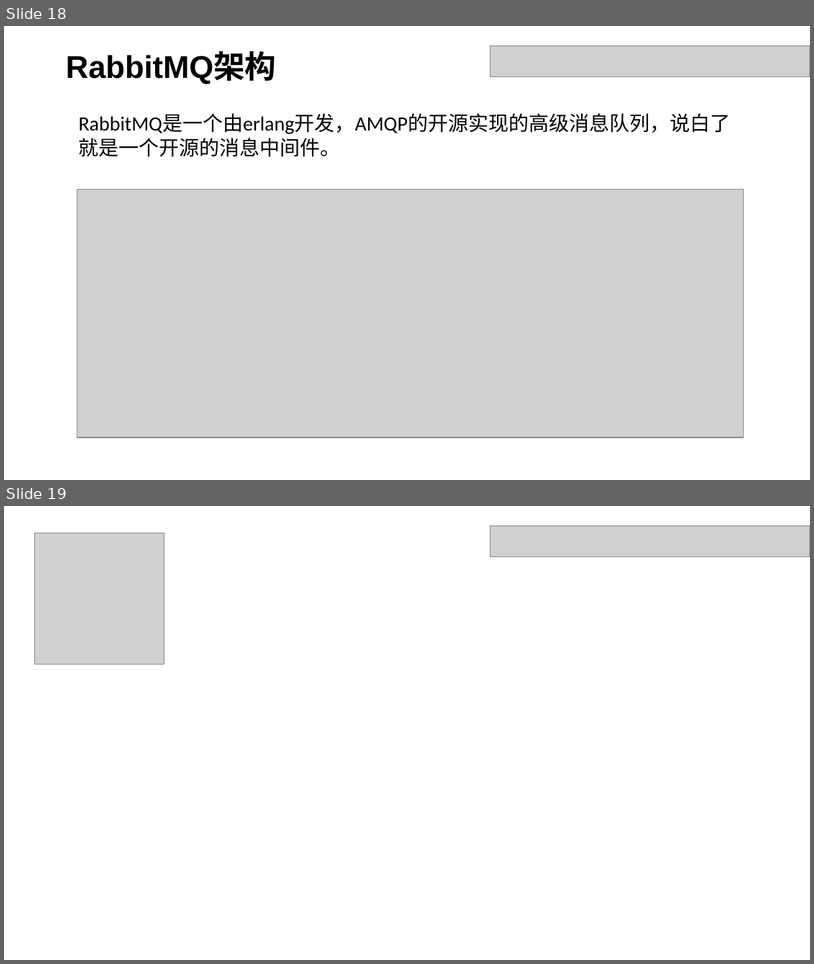
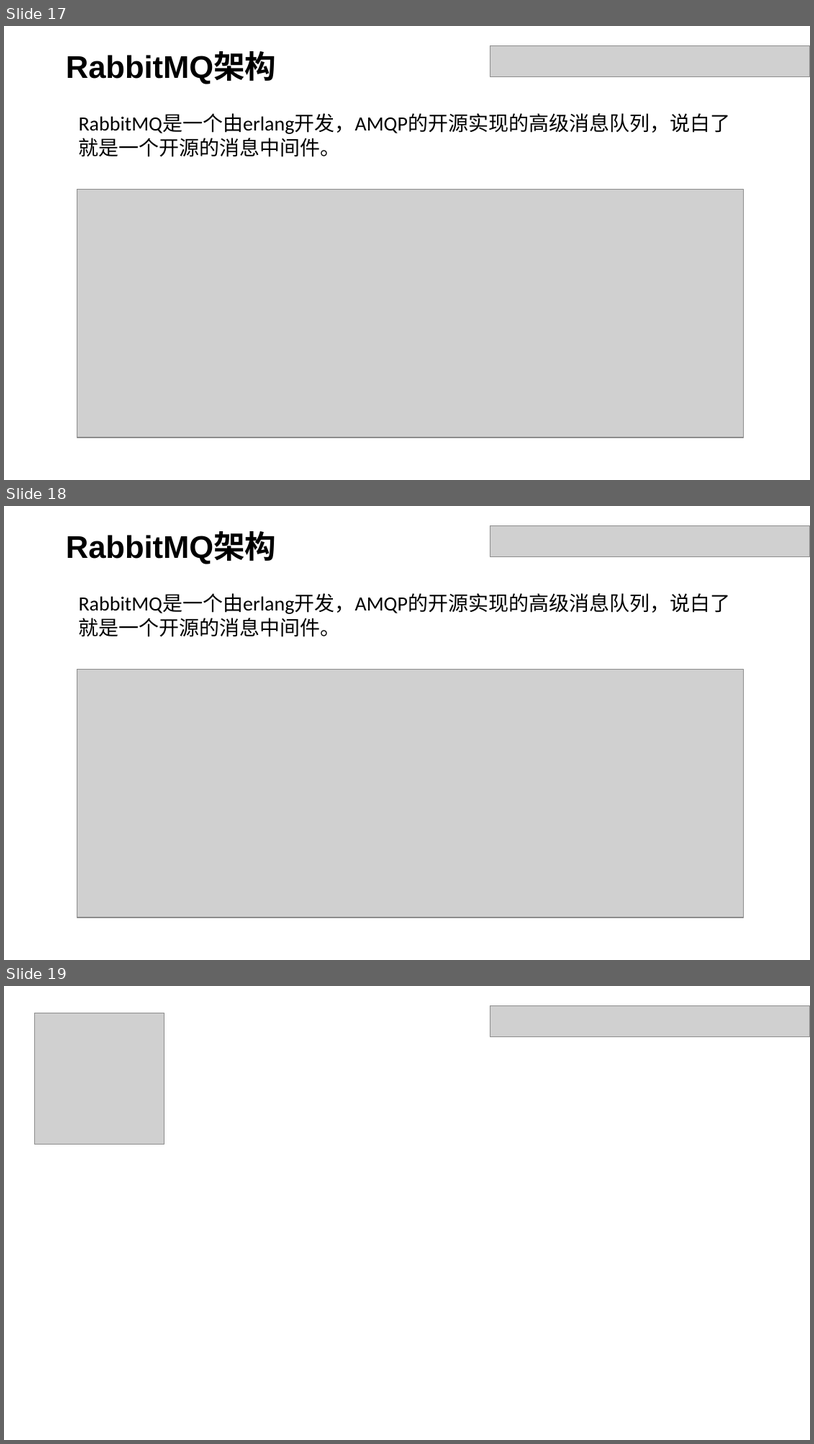
Before and after one commit to dxh122685692/doc, a slide deck: 分享.pptx. Shown one above the other, each under a label of ours: slides 18 and 19 before the commit, slides 17, 18 and 19 after it. The pictures are 814x964 and 814x1444 pixels, drawn with LibreOffice and Linux fonts; fonts in the diff are those of the drawing; grey boxes stand for pictures. Boxes give left, top, right and bottom in pixels: in the first picture for what was removed or moved away, otherwise in the second. Text is boxed around its words. In the diff, an @@ line names an element or a change of style, - is before the commit and + after.

```diff
--- a/分享.pptx
+++ b/分享.pptx
@@ slide 18 added at bbox=[4, 506, 810, 960], background #FFFFFF @@
@@ picture added at bbox=[490, 526, 810, 557] @@
@@ text added at bbox=[66, 533, 276, 564], 28 pt, text #000000, bold @@
+RabbitMQ架构
@@ text added at bbox=[79, 594, 731, 637], 18 pt, text #000000 @@
+RabbitMQ是一个由erlang开发，AMQP的开源实现的高级消息队列，说白了就是一个开源的消息中间件。
@@ picture added at bbox=[77, 669, 744, 917] @@
@@ what was slide 18 is now slide 17 @@
```
Also in this commit, not shown: 1 slide removed.
